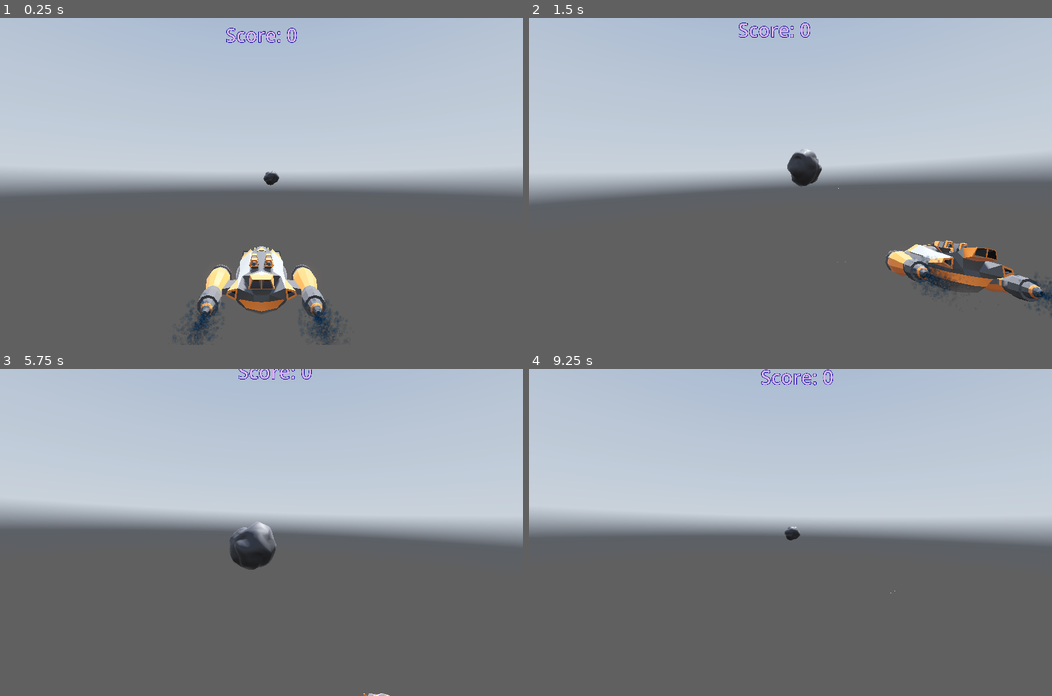
Above: before the commit, frames 1-4 (two rows, left to right).
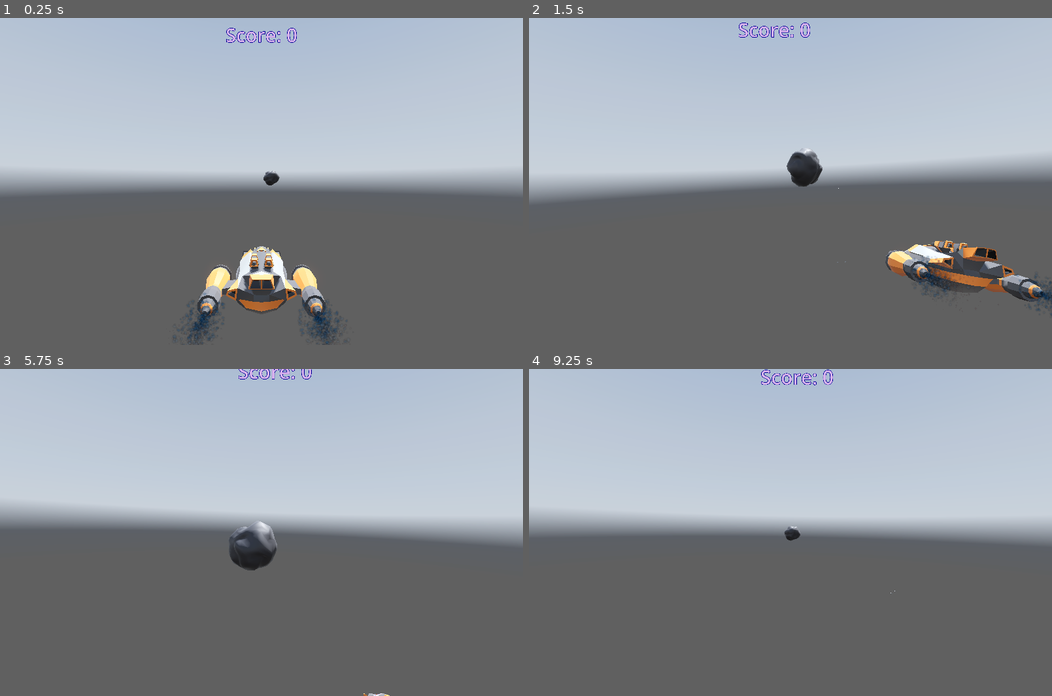
Above: after the commit, the same moments.

Repository: jeromewagener/PlanetaryShipmentsInc
Game: Godot game, scene res://level1.tscn
Same seed, same stepped clock (60 frames per second), same inputs: the game is played once before the commit and once after it. A sky picture missing from this copy of the repository is replaced by a grey-blue gradient.
Inputs:
- Up to frame 1 (0.25 s): no input
- Up to frame 2 (1.5 s): hold Right (fly_right) 0.53-1.28 s; tap Space (fire_laser) at 0.6, 1.35 s; hold S (fly_down) from 1.28 s (still down)
- Up to frame 3 (5.75 s): release S (fly_down) at 2.03 s; hold Right (fly_right) 2.03-2.78 s; tap Space (fire_laser) every 0.75 s from 2.1 to 5.1 s; hold W (fly_up) 2.78-3.53 s; hold A (fly_left) 3.53-5.03 s; hold S (fly_down) from 5.03 s (still down)
- Up to frame 4 (9.25 s): release S (fly_down) at 5.78 s; hold Right (fly_right) 5.78-6.53 s; tap Space (fire_laser) every 0.75 s from 5.85 to 8.85 s; hold W (fly_up) 6.53-7.28 s; hold Right (fly_right) 7.28-8.03 s; hold S (fly_down) 8.03-8.78 s; hold A (fly_left) from 8.78 s (still down)

The runs differ from the first frame. In frame 1, less than 0.1% of the frame differs, in the area x 50-54%, y 46-52%; in frame 2, less than 0.1%; in frame 3, less than 0.1%, in the area x 43-53%, y 46-62%; in frame 4, less than 0.1%.

Commit message:
Working on asteroid shader

Diff:
--- a/asteroid/asteroid.gd
+++ b/asteroid/asteroid.gd
@@ -3,6 +3,8 @@
 @onready var asteroid_hit_sound: AudioStreamPlayer3D = $"../AsteroidHitSound"
 @onready var asteroid_destroyed_sound: AudioStreamPlayer3D = $"../AsteroidDestroyedSound"
 @export var scoreLabel: Label3D;
+
+@onready var player: Node3D = %"player";
 
 func _ready() -> void:
 	apply_force(Vector3.BACK * randf_range(5000, 10000))
@@ -13,3 +15,11 @@
 	asteroid_destroyed_sound.play()
 	scoreLabel.text = "Score: " + str(int(scoreLabel.text.replace("Score: ",""))+100)
 	queue_free()
+
+func _process(delta: float) -> void:
+	if (player != null
+		and position.x < player.position.x + 1 and position.x > player.position.x + 1
+		and position.y < player.position.y + 1 and position.y > player.position.y + 1):
+		pass
+	else:
+		pass	# add shader material to asteroid
--- a/asteroid/asteroid.gdshader
+++ b/asteroid/asteroid.gdshader
@@ -1,16 +1,19 @@
 shader_type spatial;
 
-render_mode unshaded, cull_front;
+render_mode unshaded, wireframe, depth_test_disabled;
 
-uniform float border_width : hint_range(0,1,0.001);
-uniform vec4 color : source_color = vec4(1.0);
+uniform float border_width : hint_range(-1,1,0.001);
 
 void vertex() {
-	VERTEX += VERTEX * border_width;
+	VERTEX = (VERTEX * border_width) + VERTEX;
 }
 
 void fragment() {
-	ALBEDO = color.xyz;
+	vec3 warningGridColor;
+	warningGridColor.r =  (sin(TIME * 15.0) + 1.0) * 0.5;
+	warningGridColor.g = 0.1;
+	warningGridColor.b = 0.1;
+	ALBEDO = warningGridColor;
 }
 
 void light() {
--- a/asteroid/asteroid.tres
+++ /dev/null
@@ -1,9 +0,0 @@
-[gd_resource type="VisualShader" format=3 uid="uid://ceixs66i52m30"]
-
-[resource]
-code = "shader_type spatial;
-render_mode blend_mix, depth_draw_opaque, cull_back, diffuse_lambert, specular_schlick_ggx;
-
-
-
-"
--- a/asteroid/asteroid.tscn
+++ b/asteroid/asteroid.tscn
@@ -1,7 +1,7 @@
 [gd_scene load_steps=7 format=3 uid="uid://447xx2kl6xgg"]
 
 [ext_resource type="Script" path="res://asteroid/asteroid.gd" id="1_7w72b"]
-[ext_resource type="PackedScene" uid="uid://b05abos0e8fe3" path="res://asteroid/asteroid.glb" id="2_v7ymu"]
+[ext_resource type="PackedScene" uid="uid://c3525ukcwhcv2" path="res://asteroid/asteroid_model.tscn" id="2_0ettt"]
 [ext_resource type="AudioStream" uid="uid://byhydwmwyihni" path="res://audio/hit.wav" id="3_yra2a"]
 [ext_resource type="AudioStream" uid="uid://b4d5tqvbyh1b8" path="res://audio/explosion.wav" id="4_gyrfi"]
 
@@ -17,8 +17,8 @@
 contact_monitor = true
 script = ExtResource("1_7w72b")
 
-[node name="asteroid" parent="RigidBody3D" instance=ExtResource("2_v7ymu")]
-transform = Transform3D(6.5, 0, 0, 0, 6.5, 0, 0, 0, 6.5, 0, 0, 0)
+[node name="asteroid" parent="RigidBody3D" instance=ExtResource("2_0ettt")]
+transform = Transform3D(6.705, 0, 0, 0, 6.705, 0, 0, 0, 6.705, 0, 0, 0)
 
 [node name="CollisionShape3D" type="CollisionShape3D" parent="RigidBody3D"]
 transform = Transform3D(10, 0, 0, 0, 10, 0, 0, 0, 10, 0, 0, 0)
--- a/asteroid/asteroid_model.tscn
+++ b/asteroid/asteroid_model.tscn
@@ -1,15 +1,5 @@
-[gd_scene load_steps=4 format=3 uid="uid://c3525ukcwhcv2"]
+[gd_scene load_steps=2 format=3 uid="uid://c3525ukcwhcv2"]
 
 [ext_resource type="PackedScene" uid="uid://b05abos0e8fe3" path="res://asteroid/asteroid.glb" id="1_gblcj"]
-[ext_resource type="Shader" path="res://asteroid/asteroid.gdshader" id="2_lmec0"]
-
-[sub_resource type="ShaderMaterial" id="ShaderMaterial_mgdm5"]
-render_priority = 0
-shader = ExtResource("2_lmec0")
-shader_parameter/border_width = 0.13
-shader_parameter/color = Color(1, 1, 1, 1)
 
 [node name="asteroid" instance=ExtResource("1_gblcj")]
-
-[node name="Sphere" parent="." index="0"]
-material_override = SubResource("ShaderMaterial_mgdm5")
--- /dev/null
+++ b/asteroid/blinking-wireframe-material-overlay.tres
@@ -0,0 +1,8 @@
+[gd_resource type="ShaderMaterial" load_steps=2 format=3 uid="uid://bnx0seohwheki"]
+
+[ext_resource type="Shader" path="res://asteroid/asteroid.gdshader" id="1_vq1my"]
+
+[resource]
+render_priority = 0
+shader = ExtResource("1_vq1my")
+shader_parameter/border_width = 0.0980001
--- a/level1.tscn
+++ b/level1.tscn
@@ -30,6 +30,7 @@
 shadow_enabled = true
 
 [node name="player" parent="." instance=ExtResource("1_wblqg")]
+unique_name_in_owner = true
 
 [node name="Timer" type="Timer" parent="."]
 wait_time = 4.584
